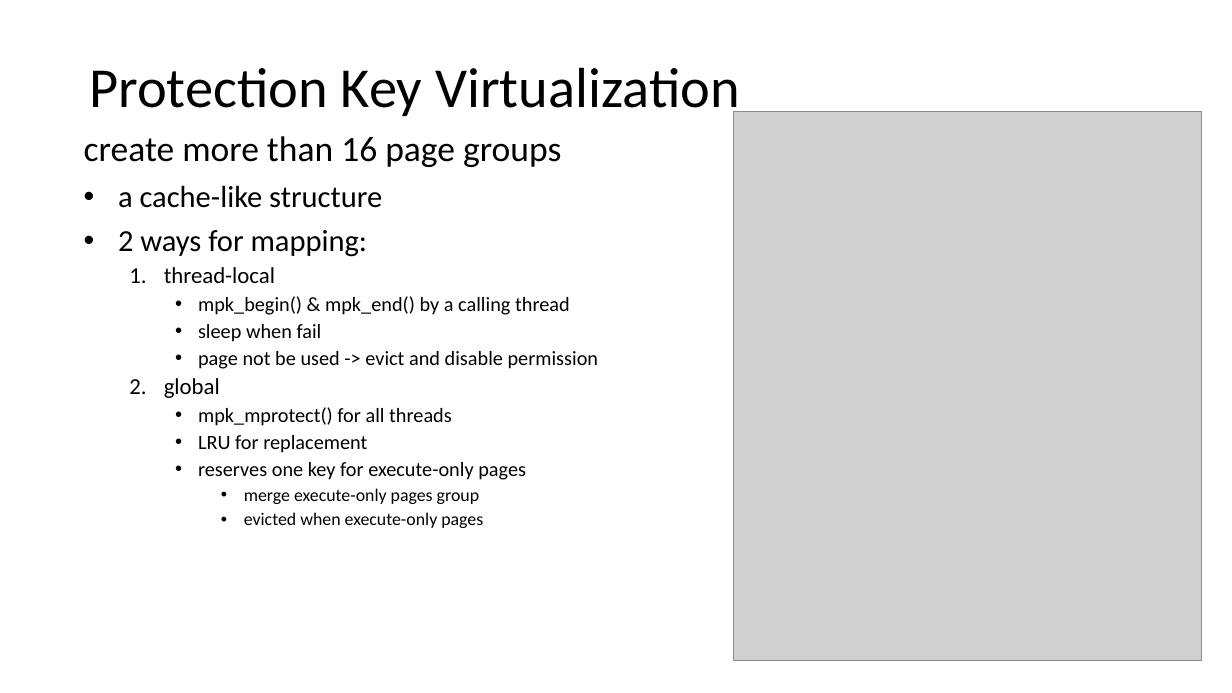
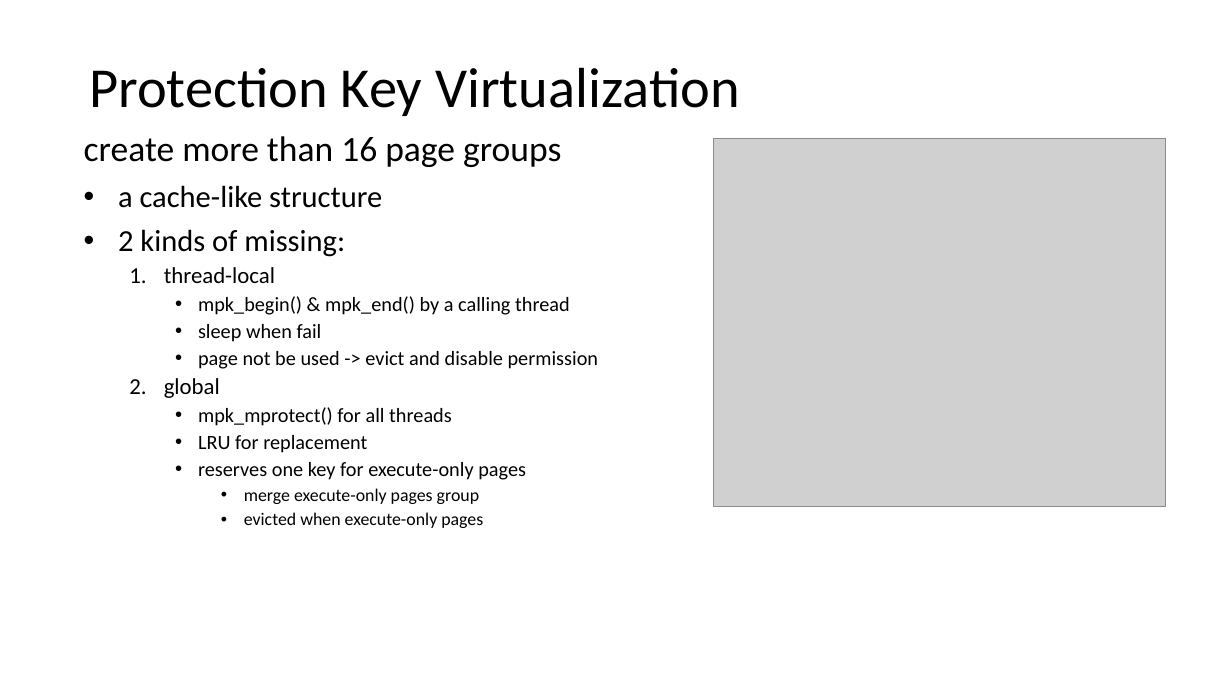
Before and after one commit to LiGaOg/libpmp, a slide deck: slide 15 of proposal.pptx. Drawn at 1232x693 pixels with LibreOffice and Linux fonts; fonts in the diff are those of the drawing; grey boxes stand for pictures. Boxes give left, top, right and bottom in pixels: in the first picture for what was removed or moved away, otherwise in the second. Text is boxed around its words. In the diff, an @@ line names an element or a change of style, - is before the commit and + after.

```diff
--- a/proposal.pptx
+++ b/proposal.pptx
@@ picture: place and size @@
-picture at bbox=[734, 112, 1202, 661]
+picture at bbox=[714, 138, 1165, 506]
@@ text at bbox=[118, 229, 345, 257]: text changed @@
-• 2 ways for mapping:
+• 2 kinds of missing:
```
Also in this commit, not shown: 2 other slides changed.
